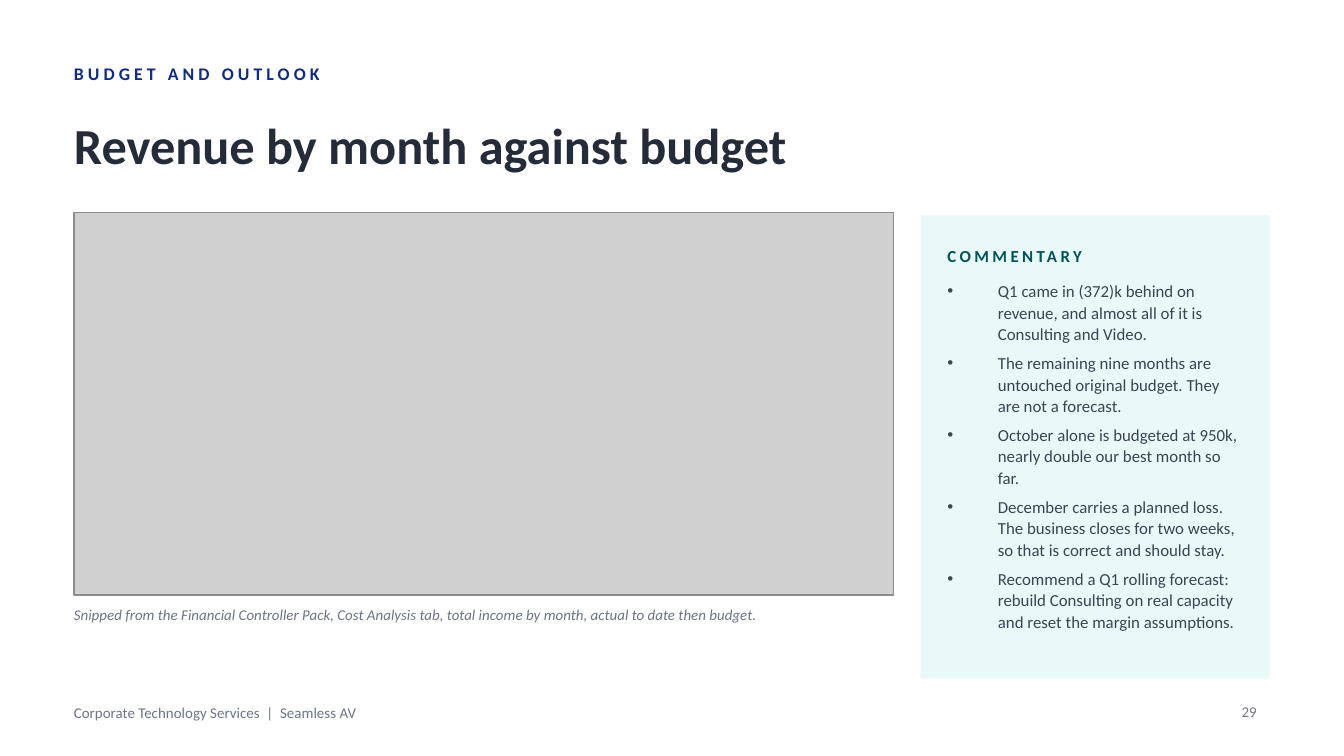
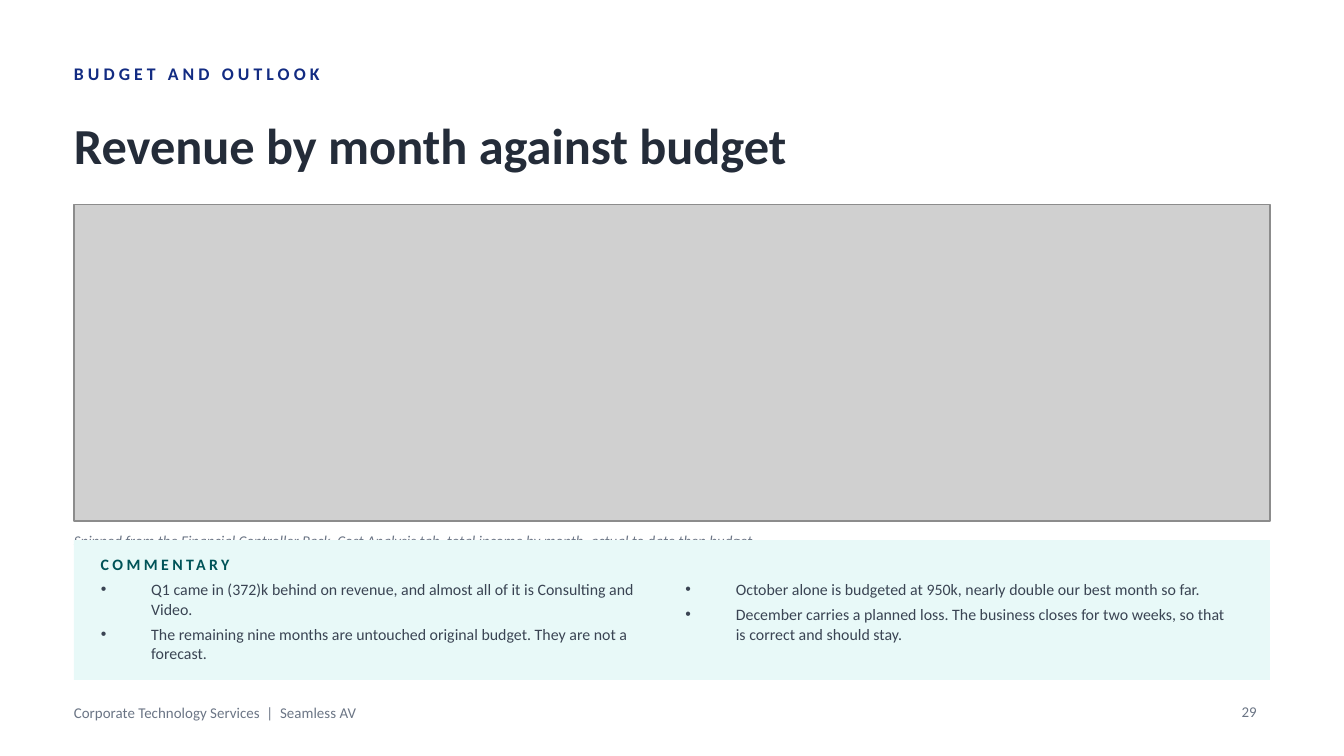
Before and after one commit to WesleyNelson-O33/Claude, a slide deck: slide 29 of deck/CTS Monthly Business Review - September 2026.pptx. Drawn at 1344x756 pixels with LibreOffice and Linux fonts; fonts in the diff are those of the drawing; grey boxes stand for pictures. Boxes give left, top, right and bottom in pixels: in the first picture for what was removed or moved away, otherwise in the second. Text is boxed around its words. In the diff, an @@ line names an element or a change of style, - is before the commit and + after.

```diff
--- a/deck/CTS Monthly Business Review - September 2026.pptx
+++ b/deck/CTS Monthly Business Review - September 2026.pptx
@@ picture: place and size @@
-picture at [74, 212, 894, 595]
+picture at [74, 204, 1270, 521]
@@ text at [998, 429, 1237, 631]: paragraphs removed @@
-• October alone is budgeted at 950k, nearly double our best month so far.
-• December carries a planned loss. The business closes for two weeks, so that is correct and should stay.
-• Recommend a Q1 rolling forecast: rebuild Consulting on real capacity and reset the margin assumptions.
@@ text "Snipped from the Financial Controller ..." rewrapped from [74, 609, 756, 623] to [74, 535, 756, 540] @@
@@ rectangle: place and size @@
-rectangle at [921, 215, 1270, 679]
+rectangle at [74, 540, 1270, 680]
@@ text "COMMENTARY": place and size @@
-text "COMMENTARY" at [948, 239, 1243, 273]
+text "COMMENTARY" at [101, 552, 504, 577]
@@ text "COMMENTARY" at [101, 552, 504, 577]: size 9 to 8.5 pt @@
@@ text "Q1 came in (372)k behind ...": place and size @@
-text "Q1 came in (372)k behind ..." at [998, 285, 1237, 631]
+text "Q1 came in (372)k behind ..." at [151, 583, 633, 659]
@@ text "Q1 came in (372)k behind ..." at [151, 583, 633, 659]: size 9 to 8.5 pt; line spacing 11.5pt to 10.5pt; less space between paragraphs @@
@@ text added at [736, 584, 1224, 643], 8.5 pt, text #3A4453 @@
+• October alone is budgeted at 950k, nearly double our best month so far.
+• December carries a planned loss. The business closes for two weeks, so that is correct and should stay.
```
Also in this commit, not shown: 9 other slides changed, 8 other files.
